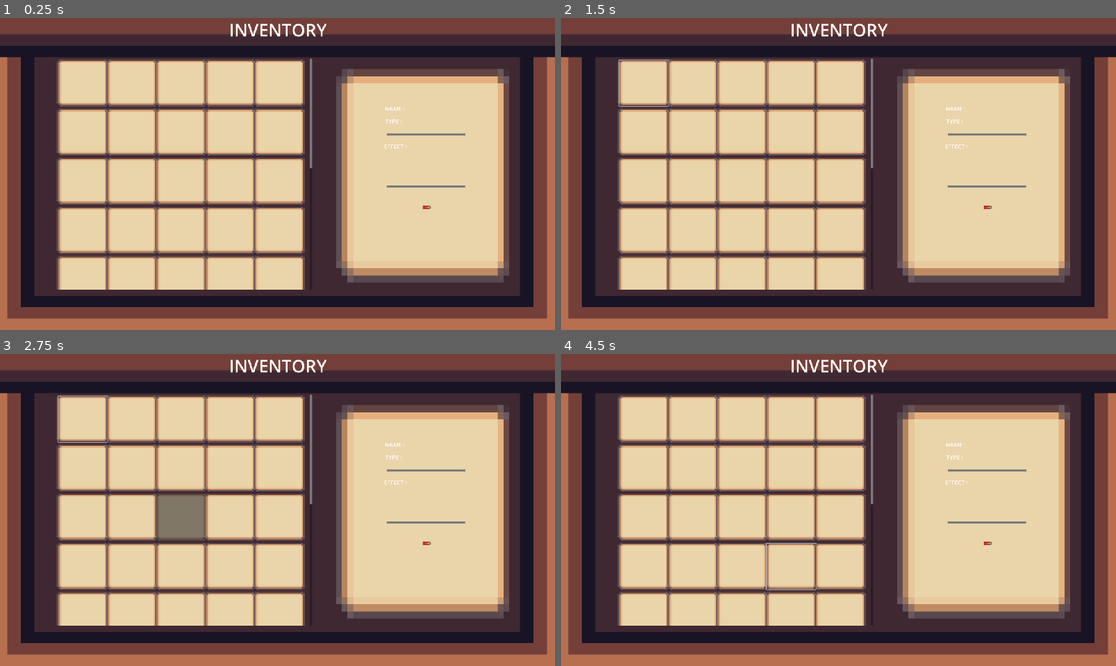
Above: before the commit, frames 1-4 (two rows, left to right).
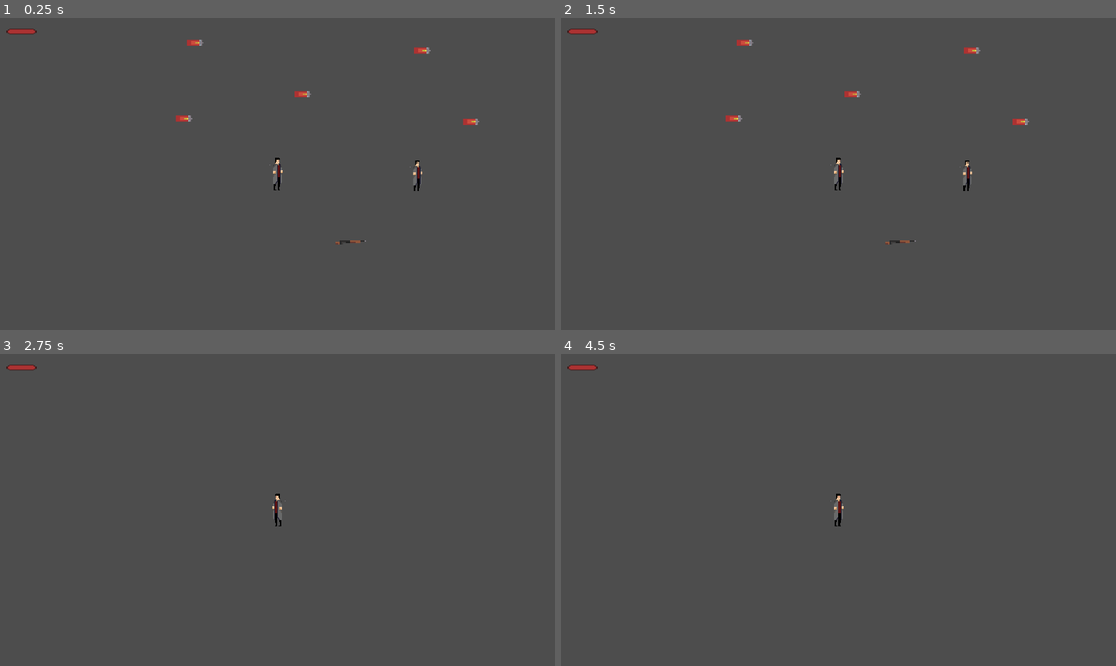
Above: after the commit, the same moments.

Repository: jawadnull/project_fire
Game: Godot game, scene res://Scenes/Main/Main.tscn
Two runs of this game, one before a commit and one after it. Both use one fixed random seed, a clock stepped at 60 frames per second and the inputs below.
Inputs (mouse positions are in pixels of both pictures, inside the frame that each line leads up to):
- Up to frame 1 (0.25 s): no input
- Up to frame 2 (1.5 s): click (644, 83) at 0.52 s; tap Enter at 1.25 s; move the mouse to (960, 158) at 1.27 s; hold D (move_right) from 1.28 s (still down); tap F (pick_up) at 1.35 s
- Up to frame 3 (2.75 s): move the mouse to (166, 525) at 2.02 s; release D (move_right) at 2.03 s; hold S (move_down) from 2.03 s (still down); tap Shift (dash) at 2.1 s; tap F (pick_up) at 2.3 s
- Up to frame 4 (4.5 s): tap Space at 2.75, 4.25 s; move the mouse to (894, 441) at 2.77 s; release S (move_down) at 2.78 s; hold D (move_right) 2.78-3.53 s; tap F (pick_up) at 2.85, 3.8 s; tap Enter at 3.5 s; move the mouse to (810, 572) at 3.52 s; hold W (move_up) 3.53-4.28 s; click (810, 572) at 3.6 s; move the mouse to (1005, 556) at 4.27 s; hold A (move_left) from 4.28 s (still down); tap Q (switch_weapon) at 4.35 s

The runs differ from the first frame. In frame 1, 96% of the frame differs, in the area x 0-100%, y 0-100%; in frame 2, 96%; in frame 3, 96%; in frame 4, 96%.

Commit message:
pre_alpha_0.4.0

Diff:
--- a/Scenes/Characters/player.tscn
+++ b/Scenes/Characters/player.tscn
@@ -107,6 +107,7 @@
 text = "PRESS 'F' TO PICK UP"
 
 [node name="Inventory_UI" type="CanvasLayer" parent="."]
+visible = false
 
 [node name="NinePatchRect" type="NinePatchRect" parent="Inventory_UI"]
 anchors_preset = 15
--- a/Scenes/Main/Main.tscn
+++ b/Scenes/Main/Main.tscn
@@ -1,12 +1,10 @@
-[gd_scene load_steps=10 format=3 uid="uid://c7h28brkg6mr3"]
+[gd_scene load_steps=8 format=3 uid="uid://c7h28brkg6mr3"]
 
 [ext_resource type="Script" path="res://Scripts/Main/Main.gd" id="1_f5vpd"]
 [ext_resource type="PackedScene" uid="uid://4p40menupcc3" path="res://Scenes/Characters/player.tscn" id="2_4mqcj"]
 [ext_resource type="PackedScene" uid="uid://g32u3ysi0xjr" path="res://Scenes/PickUp/pickup_weapon.tscn" id="4_gyx4d"]
 [ext_resource type="PackedScene" uid="uid://co1gwvc7cedy8" path="res://Scenes/Weapons/Weapon.tscn" id="5_rpos2"]
-[ext_resource type="PackedScene" uid="uid://b4s3ktp77pxly" path="res://Scenes/Inventory/item.tscn" id="8_551pp"]
 [ext_resource type="PackedScene" uid="uid://du3msml04tlv1" path="res://Scenes/Enemis/walker.tscn" id="8_heg8l"]
-[ext_resource type="Texture2D" uid="uid://ctbccbq1yxiqt" path="res://Assets/bullets_assets/bullet.png" id="9_1obkr"]
 [ext_resource type="Texture2D" uid="uid://b6givmhgiqv6x" path="res://Assets/weapons_assets/gun.png" id="10_hl5u4"]
 
 [sub_resource type="RectangleShape2D" id="RectangleShape2D_0u6h2"]
@@ -14,14 +12,6 @@
 
 [node name="Main" type="Node2D"]
 script = ExtResource("1_f5vpd")
-
-[node name="Item" parent="." instance=ExtResource("8_551pp")]
-position = Vector2(-161, 207)
-Item_Name = "bullet"
-Item_Type = "ammo"
-Item_Effect = "ammo+10"
-Item_Texture = ExtResource("9_1obkr")
-Item_ammount = null
 
 [node name="PickUp" parent="." instance=ExtResource("4_gyx4d")]
 position = Vector2(-533, 238)
--- a/Scripts/Inventory/inventory_slot.gd
+++ b/Scripts/Inventory/inventory_slot.gd
@@ -18,11 +18,6 @@
 func _on_item_button_mouse_entered() -> void:
 	if item != null:
 		emit_signal("mouse_entered_item", item)
-
-
-
-
-
 
 
 
@@ -51,12 +46,12 @@
 		var drop_position= Global.player_Node.global_position
 		var drop_offset= Vector2(0,50)
 		drop_offset=drop_offset.rotated(Global.player_Node.rotation)
-		if item.has("effect"):
-			Global.drop_item(item, drop_position)
-			Global.remove_item(item["type"],item["effect"])
-		elif item.has("id"):
+		if item.has("effect")==true:
 			Global.drop_weapon(item, drop_position)
-			Global.remove_item(item["type"],item["id"])
+			Global.remove_weapon(item["type"],item["id"])
+		elif item.has("id")==true:
+			Global.drop_weapon(item, drop_position)
+			Global.remove_weapon(item["type"],item["id"])
 		usage_panel.visible=false
 
 
--- a/Scripts/Main/Global.gd
+++ b/Scripts/Main/Global.gd
@@ -40,6 +40,17 @@
 			return true
 	return false
 
+
+func remove_weapon(weapon_type,weapon_id):
+	for i in range(Inventory.size()):
+		if Inventory[i] != null and Inventory[i]["type"]==weapon_type and Inventory[i]["id"]==weapon_id:
+			Inventory[i]["quantity"] -=1
+			if Inventory[i]["quantity"] <= 0:
+				Inventory[i]=null
+			Inventory_Updated.emit()
+			return true
+	return false
+
 func Increase_Inventory_Size(extra_slot):
 
 	Inventory.resize(Inventory.size()+extra_slot)
@@ -62,6 +73,8 @@
 	return position
 
 
+
+
 func drop_item(item_data,drop_position):
 	var item_scene= load(item_data["scene_path"])
 	var item_instance = item_scene.instantiate()
@@ -70,9 +83,27 @@
 	item_instance.global_position= drop_position
 	get_tree().current_scene.add_child(item_instance)
 
-func drop_weapon(weapon_data,drop_position):
-	var weapon_scene= load(weapon_data["scene_path"])
-	var weapon_instance = weapon_scene.instantiate()
-	weapon_instance.set_weapon_position(drop_position)
-	weapon_instance.global_position= drop_position
-	get_tree().current_scene.add_child(weapon_instance)
+func drop_weapon(weapon_data, drop_position):
+	# Get the pickup scene from the weapon_data
+	var weapon_pickup_scene = preload("res://Scenes/PickUp/pickup_weapon.tscn")
+
+	if weapon_pickup_scene == null:
+		print("Error: weapon pickup scene is null!")
+		return
+
+	# Instantiate the weapon pickup scene (not the actual weapon itself)
+	var weapon_pickup_instance = weapon_pickup_scene.instantiate()
+
+	# Set the pickup instance data (weapon ID, name, etc.)
+	weapon_pickup_instance.set_weapon_data(weapon_data)
+
+	# Adjust the drop position to avoid overlap with other items
+	drop_position = adjust_drop_position(drop_position)
+
+	# Set the global position of the pickup object
+	weapon_pickup_instance.global_position = drop_position
+
+	# Add the pickup instance to the current scene
+	get_tree().current_scene.add_child(weapon_pickup_instance)
+
+	player_Node.weapon_manager.remove_weapon_by_id(weapon_data["id"])
--- a/Scripts/PickUp/pickup_weapon.gd
+++ b/Scripts/PickUp/pickup_weapon.gd
@@ -47,9 +47,12 @@
 			var weapon_manager = player.weapon_manager
 			if weapon_manager:
 				print("Weapon manager found, adding weapon to player.")  # Debugging
-				weapon_manager.weapon_inventory.append(weapon_path)  # Add the new weapon to the player's weapon manager
-				weapon_manager.add_weapon_by_id(weapon_id, weapon_path, weapon_texture)
-				weapon_manager.equip_weapon(weapon_manager.weapon_inventory.size() - 1)  # Equip the picked-up weapon
+				if not weapon_manager.weapon_ids.has(weapon_id):  # Check by weapon ID first
+					print("Weapon not in inventory, adding weapon.")
+					weapon_manager.add_weapon_by_id(weapon_id, weapon_path, weapon_texture)
+					weapon_manager.equip_weapon(weapon_manager.weapon_inventory.size() - 1)  # Equip the picked-up weapon
+				else:
+					print("Weapon already in inventory:", weapon_id)
 
 				queue_free()  # Remove the weapon from the scene after pickup
 			else:
@@ -58,7 +61,7 @@
 			print("Player not found in the area.")
 
 func set_weapon_data(data):
-	weapon_type=data["type"]
-	weapon_name=data["name"]
-	weapon_id=data["id"]
-	weapon_texture=data["texture"]
+	weapon_id = data.get("id", 0)
+	weapon_name = data.get("name", "")
+	weapon_type = data.get("type", "")
+	weapon_texture = data.get("texture", null)
--- a/Scripts/Weapon_Scripts/weapon_manager.gd
+++ b/Scripts/Weapon_Scripts/weapon_manager.gd
@@ -1,4 +1,4 @@
-extends Node2D
+extends Node2D#weapon manager
 
 @export var weapon_inventory = []  # Array of all available weapon scenes (preload or paths to weapons)
 var current_weapon_index = 0  # Keeps track of the currently equipped weapon
@@ -12,6 +12,11 @@
 func _ready():
 	if weapon_inventory.size() > 0:
 		equip_weapon(0)  # Equip the first weapon by default
+
+	print("Weapon inventory contents:")
+	for weapon in weapon_inventory:
+		print(weapon.resource_path)  # Assuming the weapon is a PackedScene or has a resource path
+
 
 # Equips a weapon based on the index in the array
 func equip_weapon(index):
@@ -40,5 +45,53 @@
 			equip_weapon(index)
 
 func add_weapon_by_id(weapon_id, weapon_scene, weapon_texture):
-	weapon_inventory.append(weapon_scene)  # Add the weapon scene
-	weapon_ids[weapon_id] = weapon_scene  # Map the weapon ID to the scene
+	if not weapon_ids.has(weapon_id):  # Ensure the weapon ID is unique
+		if not weapon_inventory.has(weapon_scene):  # Ensure the scene is unique
+			weapon_inventory.append(weapon_scene)  # Add the weapon scene
+			weapon_ids[weapon_id] = weapon_scene  # Map the weapon ID to the scene
+			print("Weapon added:", weapon_id)
+		else:
+			print("Weapon scene already in inventory:", weapon_id)
+	else:
+			print("Weapon already in inventory:", weapon_id)
+
+
+
+
+
+# Function to remove a weapon by index, unequip if it's the current weapon
+# Function to remove a weapon by its ID, unequip if it's the current weapon
+func remove_weapon_by_id(weapon_id):
+	if weapon_ids.has(weapon_id):
+		var weapon_scene = weapon_ids[weapon_id]
+		var index = weapon_inventory.find(weapon_scene)
+		print("Attempting to remove weapon with ID:", weapon_id, "at index:", index)
+		print(weapon_inventory)
+
+		if index != -1:
+			if index == current_weapon_index:  # If the weapon being dropped is the currently equipped one
+				current_weapon.queue_free()  # Remove the equipped weapon from the scene
+				current_weapon = null  # Clear the reference
+				current_weapon_type = ""  # Clear the current weapon type
+
+			# Remove the weapon from the inventory
+			weapon_inventory.remove_at(index)
+
+			# Remove the weapon from the weapon_ids dictionary
+			weapon_ids.erase(weapon_id)
+
+			# Adjust the current weapon index
+			if index <= current_weapon_index:
+				current_weapon_index -= 1  # Move index back if necessary
+
+			# Ensure the index doesn't go below 0
+			if current_weapon_index < 0:
+				current_weapon_index = 0
+
+			# Equip the next available weapon (if any)
+			if weapon_inventory.size() > 0:
+				print("Equipping next available weapon.")
+				equip_weapon(current_weapon_index)
+			else:
+				print("No weapons left to equip.")
+				current_weapon = null  # No weapon equipped
